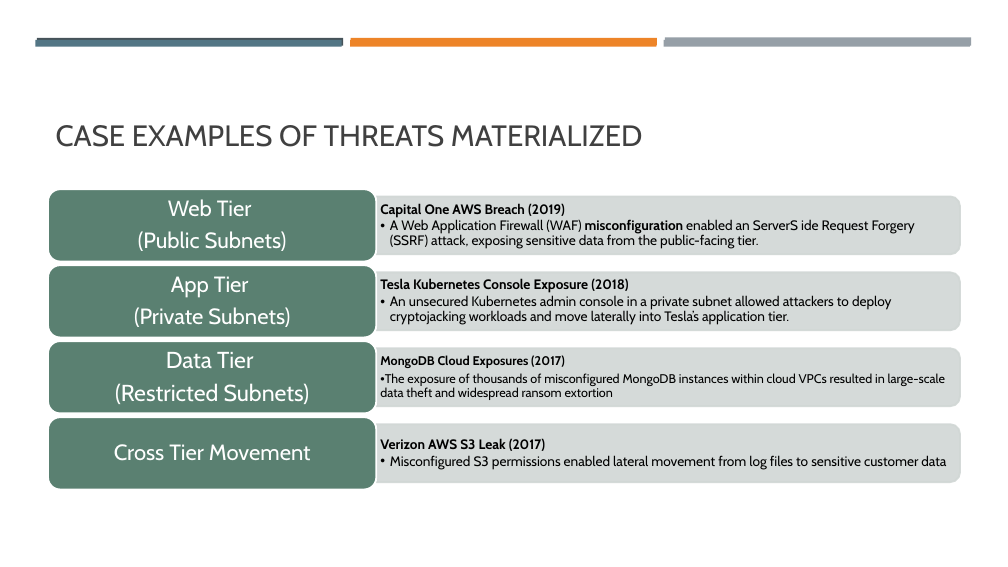
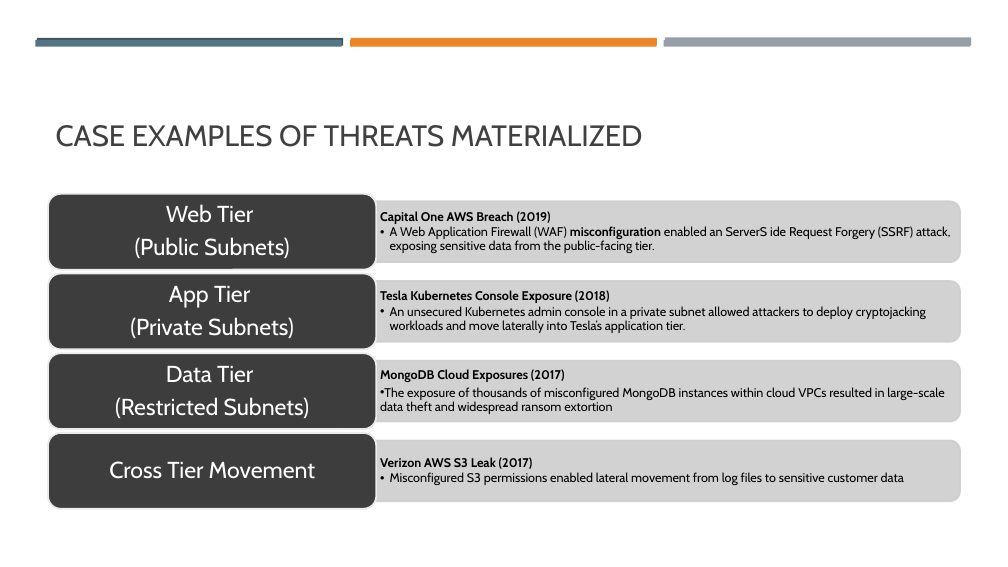
Before and after one commit to opandey1/Group6-Cloud-Network-Assessment, a slide deck: slide 7 of presentation/Cloud Network Security Threat Analysis.pptx (slide 8 before the commit). Drawn at 1008x567 pixels with LibreOffice and Linux fonts; fonts in the diff are those of the drawing. Boxes give left, top, right and bottom in pixels: in the first picture for what was removed or moved away, otherwise in the second. Text is boxed around its words. In the diff, an @@ line names an element or a change of style, - is before the commit and + after.

```diff
--- a/presentation/Cloud Network Security Threat Analysis.pptx
+++ b/presentation/Cloud Network Security Threat Analysis.pptx
@@ rounded rectangle: place and size @@
-rounded rectangle at (48,189,377,262)
+rounded rectangle at (48,194,377,269)
@@ round same rect: place and size @@
-round same rect at (377,196,961,254)
+round same rect at (377,201,960,262)
@@ 3 texts, 2 rounded rectangles, 1 round same rect: place and size @@
-3 texts, 2 rounded rectangles, 1 round same rect at (48,265,961,414)
+3 texts, 2 rounded rectangles, 1 round same rect at (48,274,960,429)
@@ text "Data Tier": place and size @@
-text "Data Tier" at (115,352,310,404)
+text "Data Tier" at (115,366,310,418)
@@ fill #5A8071 to #3D3D3D; outline #FFFFFF 1.75 pt to #EBEBEB 1.75 pt in 4 elements at (48,194,377,269), (48,274,377,349), (48,353,377,429), (48,433,377,509) @@
@@ size 21 to 22 pt in 3 elements at (135,204,290,258), (130,286,294,338), (109,461,315,479) @@
@@ text "Cross Tier Movement": place and size @@
-text "Cross Tier Movement" at (114,444,311,461)
+text "Cross Tier Movement" at (109,461,315,479)
@@ size 13 to 12 pt in 3 elements at (380,211,950,253), (380,290,926,333), (380,457,904,485) @@
@@ 2 round same rects, 1 text, 1 rounded rectangle: place and size @@
-2 round same rects, 1 text, 1 rounded rectangle at (48,348,961,490)
+2 round same rects, 1 text, 1 rounded rectangle at (48,361,960,509)
@@ fill #D2D8D5 at 90% opacity to #CECECE at 90% opacity; outline #D2D8D5 1.75 pt to #CECECE 1.75 pt in 4 elements at (377,201,960,262), (377,281,960,342), (377,361,960,421), (377,441,960,501) @@
```
Also in this commit, not shown: 6 other slides changed, 1 slide added, 2 slides removed.
